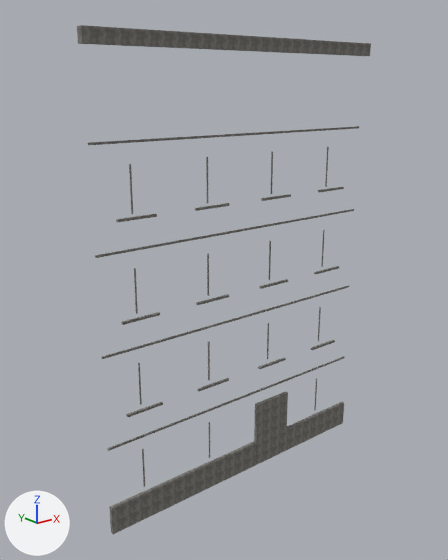
Two versions of the OBJ model resources/blender/zombie_street/Street_BlockL4_Trim.obj, one commit apart.
Both versions are drawn from a 50 mm lens placed at (-13.44, -15.69, 13.55), pointed at (-0.58, 0.39, 7.12). Every picture has the same lights, and +X, +Y and +Z are marked at lower left. The older version comes first. Where no turn or scale is listed for an object, it has been applied to the vertices.

Names of what the first picture shows: 'Street_BlockL4_Trim'.
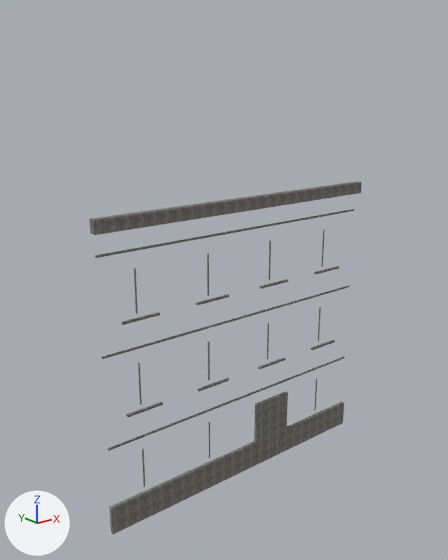
Changed parts and their boxes (x1, y1, x2, y2) in the pictures (448 x 560 px):
```json
{"object": "Street_BlockL4_Trim", "change": "reshaped", "before": [77, 25, 371, 534], "after": [89, 181, 362, 534], "on screen": "7% narrower, 31% shorter"}
{"part": 1, "of": "me_street_blockl4_trim", "change": "added", "after": [89, 181, 362, 235]}
{"part": 2, "of": "me_street_blockl4_trim", "change": "deleted", "before": [77, 25, 371, 222]}
```

The change, as JSON lines over the scene's bpy script:
```json
{"block": "me_street_blockl4_trim", "where": "# used by ob_street_blockl4_trim; location = (0.0, 0.0, 0.0)"}
{"op": "remove", "block": "me_street_blockl4_trim", "code": "me_street_blockl4_trim.from_pydata(...)  # 296 vertices, 444 faces; spans x -5.7..5.7, y -0.3..0.2, z -0.5..15.0"}
{"op": "add", "block": "me_street_blockl4_trim", "code": "me_street_blockl4_trim.from_pydata(...)  # 224 vertices, 336 faces; spans x -5.7..5.7, y -0.3..0.2, z -0.5..10.0"}
{"block": "me_street_blockl4_trim", "change": "me_street_blockl4_trim part 1: a new loose piece, a box spanning x -5.7..5.7, y -0.26..0.0, z 9.58..10.0, in mat_trimstone (picture img_trimstone_png)"}
{"block": "me_street_blockl4_trim", "change": "me_street_blockl4_trim part 2: 10 loose pieces with 80 vertices, spanning x -5.7..5.7, y -0.3..0.2, z 9.8..15.0, are deleted"}
```
